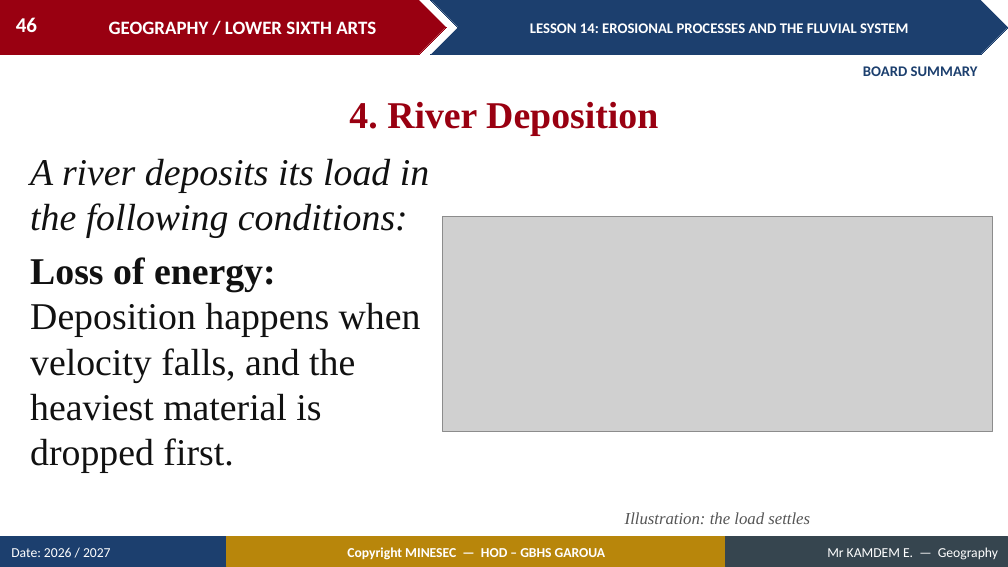
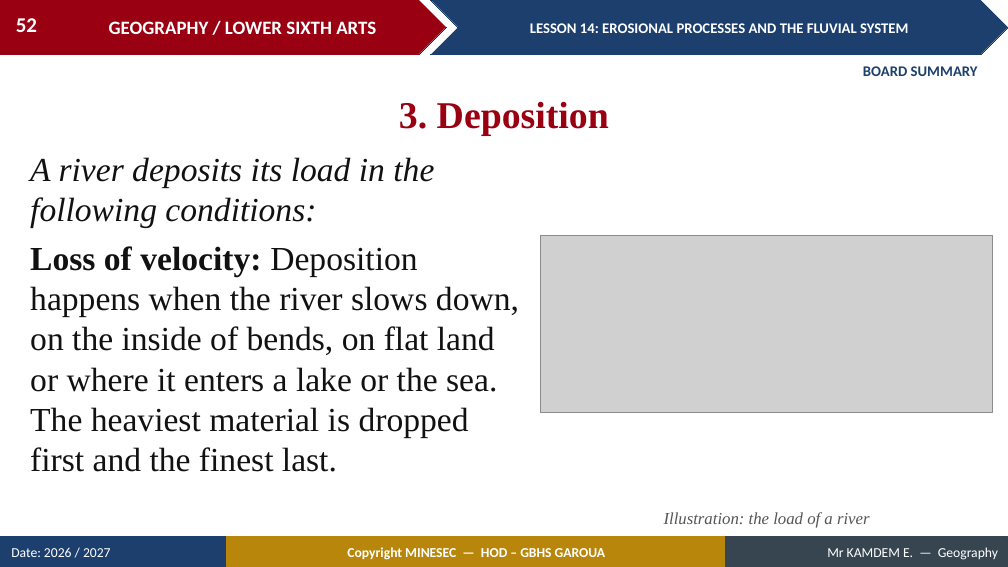
Before and after one commit to Berthautk/linea-github, a slide deck: slide 52 of lecons/LSA/Geomorphology/16_LSA_GEOMO_L14_Erosional_Processes_and_the_Fluvial_System.pptx (slide 46 before the commit). Drawn at 1008x567 pixels with LibreOffice and Linux fonts; fonts in the diff are those of the drawing; grey boxes stand for pictures. Boxes give left, top, right and bottom in pixels: in the first picture for what was removed or moved away, otherwise in the second. Text is boxed around its words. In the diff, an @@ line names an element or a change of style, - is before the commit and + after.

```diff
--- a/lecons/LSA/Geomorphology/16_LSA_GEOMO_L14_Erosional_Processes_and_the_Fluvial_System.pptx
+++ b/lecons/LSA/Geomorphology/16_LSA_GEOMO_L14_Erosional_Processes_and_the_Fluvial_System.pptx
@@ page number at (x1=16, y1=18, x2=37, y2=32): text changed @@
-46
+52
@@ text at (x1=399, y1=101, x2=609, y2=136): text changed @@
-4. River Deposition
+3. Deposition
@@ text at (x1=30, y1=157, x2=434, y2=227): size 36 to 32 pt in "A river deposits its load in the ..." @@
@@ picture resized from (x1=442, y1=216, x2=993, y2=431) to (x1=541, y1=236, x2=993, y2=413) @@
@@ text at (x1=30, y1=246, x2=519, y2=472): text changed; size 36 to 32 pt @@
-Loss of energy: Deposition happens when velocity falls, and the heaviest material is dropped first.
+Loss of velocity: Deposition happens when the river slows down, on the inside of bends, on flat land or where it enters a lake or the sea. The heaviest material is dropped first and the finest last.
@@ text at (x1=664, y1=512, x2=870, y2=528): text changed @@
-Illustration: the load settles
+Illustration: the load of a river
```
Also in this commit, not shown: 9 other slides changed, 14 slides added, 3 slides removed, 20 other files.
